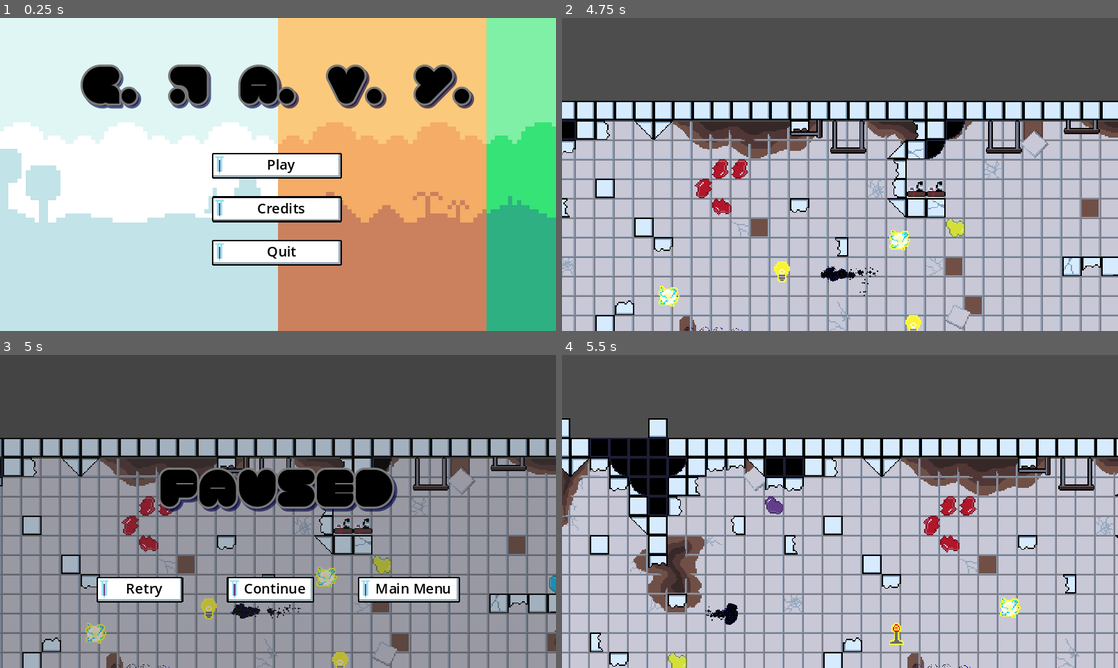
Above: before the commit, frames 1-4 (two rows, left to right).
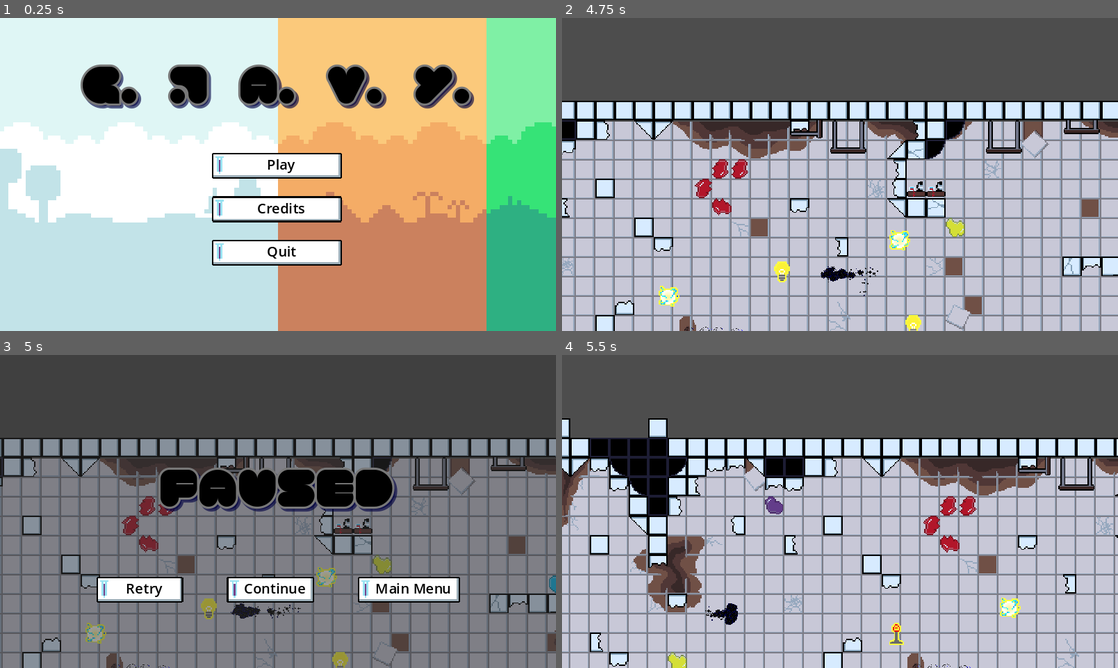
Above: after the commit, the same moments.

Repository: BenBenBenB/godot-testing-2d
Game: Godot game, scene res://scene/main.tscn
The game is run twice, just before and just after one commit, with the same random seed, the same clock (stepped at 60 frames per second) and the same inputs. Sound files missing from this copy of the repository are replaced by a short silence.
Inputs:
- Up to frame 1 (0.25 s): no input
- Up to frame 2 (4.75 s): click "Play" at 0.5 s; hold D (move_right) 1.28-2.03 s; hold S (move_down) 2.03-2.78 s; hold D (move_right) 2.78-3.53 s; hold W (move_up) 3.53-4.28 s; hold A (move_left) from 4.28 s (still down)
- Up to frame 3 (5 s): keep holding A (move_left); tap Escape (pause) at 4.9 s
- Up to frame 4 (5.5 s): release A (move_left) at 5 s; click "Retry" at 5 s

Frames 1-2 are identical in both runs. In frame 3, 49% of the frame differs, in the area x 0-100%, y 26-100%; in frame 4, nothing differs.

Commit message:
settings menu made

Diff:
--- a/resource/UI_theme.tres
+++ b/resource/UI_theme.tres
@@ -1,7 +1,9 @@
-[gd_resource type="Theme" load_steps=10 format=3 uid="uid://nd2u72aiasw8"]
+[gd_resource type="Theme" load_steps=12 format=3 uid="uid://nd2u72aiasw8"]
 
 [ext_resource type="Texture2D" uid="uid://qij8po5yl3e" path="res://assets/tileset/UI sprites.png" id="1_p2sh0"]
+[ext_resource type="Texture2D" uid="uid://c0c47c0cmbhcg" path="res://assets/tileset/slider_knob_normal.png" id="2_lqwec"]
 [ext_resource type="FontFile" uid="uid://dif6us7epwnyd" path="res://resource/rondure/Rondure Display/Rondure-Regular.ttf" id="2_y8oiu"]
+[ext_resource type="Texture2D" uid="uid://bfii8o1360bpr" path="res://assets/tileset/slider_knob_goopy.png" id="3_qc6oa"]
 
 [sub_resource type="SystemFont" id="SystemFont_pbvwy"]
 font_names = PackedStringArray("ROG Fonts")
@@ -95,6 +97,8 @@
 Button/styles/hover = SubResource("StyleBoxTexture_244yh")
 Button/styles/normal = SubResource("StyleBoxTexture_ohd4x")
 Button/styles/pressed = SubResource("StyleBoxTexture_cerq4")
+HSlider/icons/grabber = ExtResource("2_lqwec")
+HSlider/icons/grabber_highlight = ExtResource("3_qc6oa")
 Label/colors/font_color = Color(0, 0, 0, 1)
 Label/colors/font_outline_color = Color(0.470076, 0.470076, 0.470076, 1)
 Label/colors/font_shadow_color = Color(0, 0, 0.254902, 0.627451)
--- a/scene/entity/generic_mushroom.tscn
+++ b/scene/entity/generic_mushroom.tscn
@@ -1,7 +1,7 @@
 [gd_scene load_steps=5 format=3 uid="uid://38vv3dma8qfv"]
 
 [ext_resource type="Shader" path="res://resource/outline.gdshader" id="2_dedev"]
-[ext_resource type="Texture2D" uid="uid://dqk4wsvn1dn31" path="res://art/sprite/Mushrooms_16x16.png" id="3_usqaq"]
+[ext_resource type="Texture2D" uid="uid://dqk4wsvn1dn31" path="res://assets/sprite/Mushrooms_16x16.png" id="3_usqaq"]
 
 [sub_resource type="CapsuleShape2D" id="CapsuleShape2D_p3tdl"]
 radius = 6.0
--- a/scene/ui/pause_menu.tscn
+++ b/scene/ui/pause_menu.tscn
@@ -25,7 +25,7 @@
 anchor_bottom = 1.0
 grow_horizontal = 2
 grow_vertical = 2
-color = Color(0.194349, 0.194349, 0.194349, 0.313726)
+color = Color(0.196078, 0.196078, 0.196078, 0.490196)
 
 [node name="Label" type="Label" parent="ColorRect"]
 layout_mode = 1
--- /dev/null
+++ b/scene/ui/settings.tscn
@@ -0,0 +1,98 @@
+[gd_scene load_steps=3 format=3 uid="uid://dm72p31hntb2a"]
+
+[ext_resource type="Theme" uid="uid://nd2u72aiasw8" path="res://resource/UI_theme.tres" id="1_gy3fc"]
+[ext_resource type="Texture2D" uid="uid://qij8po5yl3e" path="res://assets/tileset/UI sprites.png" id="2_xp3aw"]
+
+[node name="Settings" type="Control"]
+layout_mode = 3
+anchors_preset = 15
+anchor_right = 1.0
+anchor_bottom = 1.0
+grow_horizontal = 2
+grow_vertical = 2
+theme = ExtResource("1_gy3fc")
+
+[node name="ColorRect" type="ColorRect" parent="."]
+layout_mode = 1
+anchors_preset = 15
+anchor_right = 1.0
+anchor_bottom = 1.0
+grow_horizontal = 2
+grow_vertical = 2
+color = Color(0.196078, 0.196078, 0.196078, 0.490196)
+
+[node name="NinePatchRect" type="NinePatchRect" parent="."]
+custom_minimum_size = Vector2(300, 150)
+layout_mode = 1
+anchors_preset = 8
+anchor_left = 0.5
+anchor_top = 0.5
+anchor_right = 0.5
+anchor_bottom = 0.5
+offset_left = -150.0
+offset_top = -75.0
+offset_right = 150.0
+offset_bottom = 75.0
+grow_horizontal = 2
+grow_vertical = 2
+texture = ExtResource("2_xp3aw")
+region_rect = Rect2(0, 128, 64, 64)
+patch_margin_left = 27
+patch_margin_top = 40
+patch_margin_right = 31
+patch_margin_bottom = 18
+
+[node name="VBoxContainer" type="VBoxContainer" parent="NinePatchRect"]
+custom_minimum_size = Vector2(150, 0)
+layout_mode = 1
+anchors_preset = 8
+anchor_left = 0.5
+anchor_top = 0.5
+anchor_right = 0.5
+anchor_bottom = 0.5
+offset_left = -90.0
+offset_top = -57.5
+offset_right = 90.0
+offset_bottom = 57.5
+grow_horizontal = 2
+grow_vertical = 2
+theme_override_constants/separation = 20
+
+[node name="GridContainer" type="GridContainer" parent="NinePatchRect/VBoxContainer"]
+custom_minimum_size = Vector2(180, 0)
+layout_mode = 2
+size_flags_horizontal = 4
+theme_override_constants/h_separation = 15
+theme_override_constants/v_separation = 20
+columns = 2
+
+[node name="music_label" type="Label" parent="NinePatchRect/VBoxContainer/GridContainer"]
+layout_mode = 2
+theme_override_font_sizes/font_size = 20
+text = "Music"
+
+[node name="music_slider" type="HSlider" parent="NinePatchRect/VBoxContainer/GridContainer"]
+custom_minimum_size = Vector2(50, 0)
+layout_mode = 2
+size_flags_horizontal = 3
+size_flags_vertical = 8
+value = 100.0
+
+[node name="sfx_label" type="Label" parent="NinePatchRect/VBoxContainer/GridContainer"]
+layout_mode = 2
+theme_override_font_sizes/font_size = 20
+text = "SFX"
+
+[node name="HSlider" type="HSlider" parent="NinePatchRect/VBoxContainer/GridContainer"]
+layout_mode = 2
+size_flags_horizontal = 3
+size_flags_vertical = 8
+value = 100.0
+
+[node name="CheckBox" type="Button" parent="NinePatchRect/VBoxContainer"]
+layout_mode = 2
+size_flags_horizontal = 4
+size_flags_vertical = 4
+toggle_mode = true
+button_pressed = true
+text = "Brightness"
Binary file added: aseprite files/UI no spritesheet.ase
Binary file changed: assets/tileset/UI sprites.png
Binary file added: assets/tileset/slider_knob_goopy.png
Not shown, added: assets/tileset/slider_knob_goopy.png.import
Binary file added: assets/tileset/slider_knob_normal.png
Not shown, added: assets/tileset/slider_knob_normal.png.import
Not shown: 1 places in scene/level/level_01.tscn that only renumber resources
